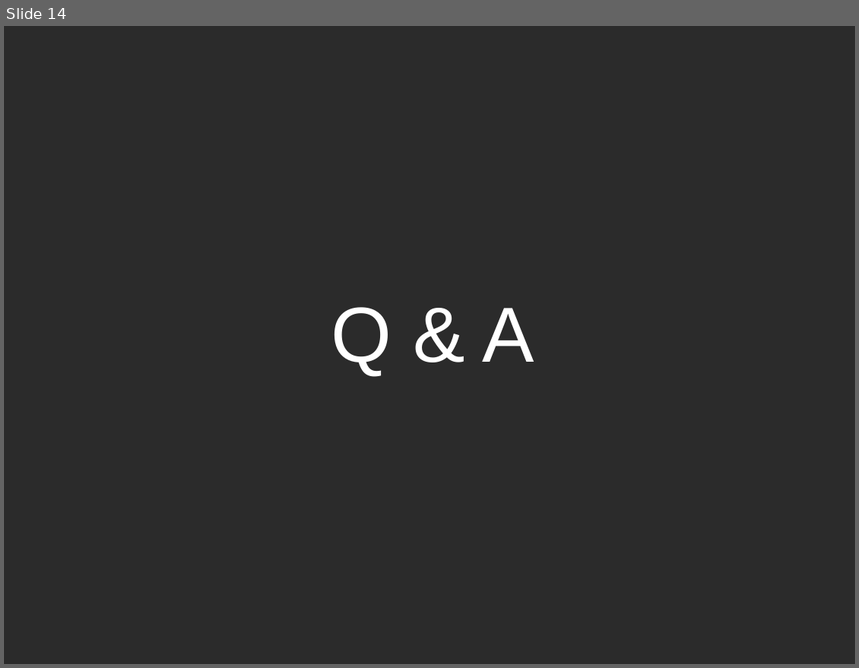
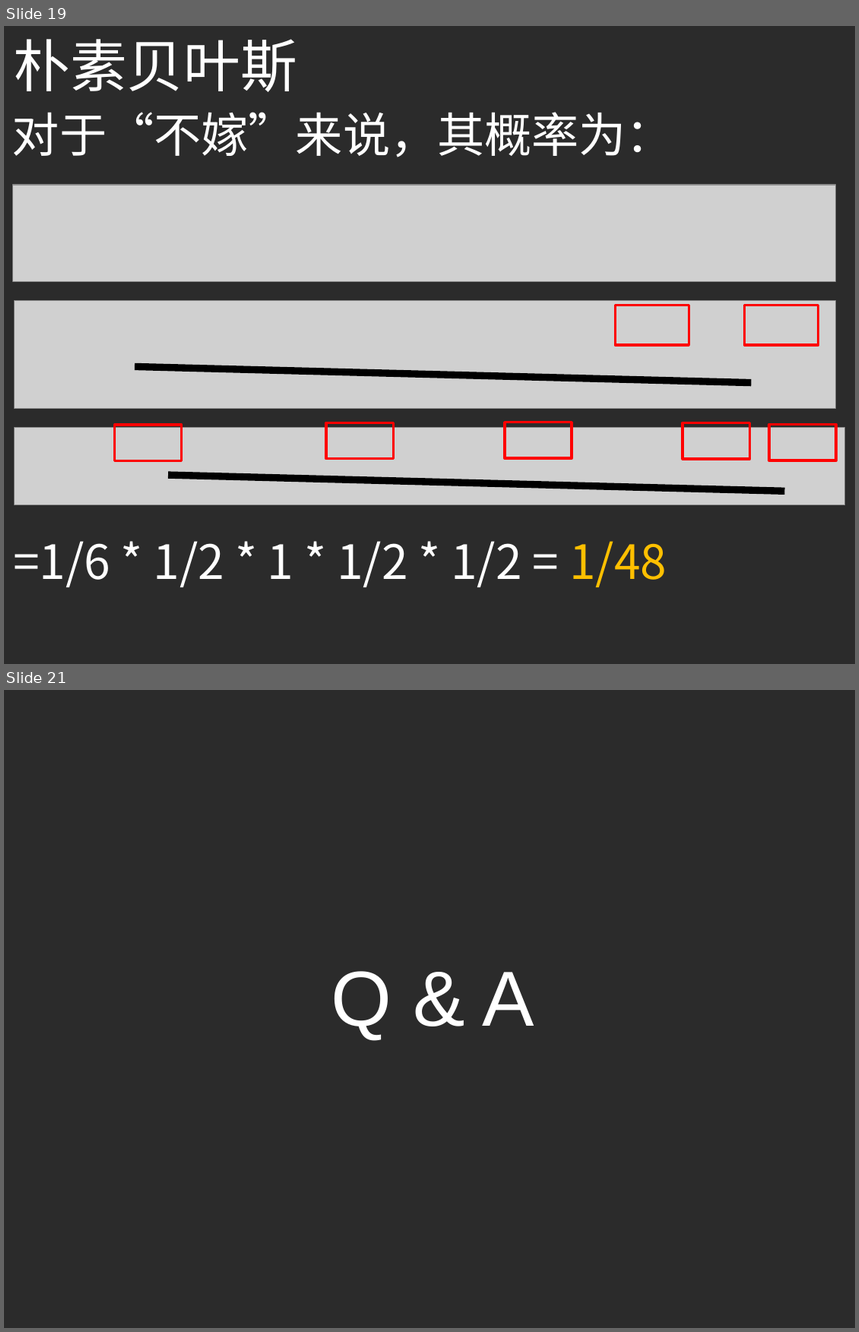
Before and after one commit to ouriris/ml-course, a slide deck: chapter.4/ppt/ML_CH4_Naive_Bayes.pptx. Shown one above the other, each under a label of ours: slide 14 before the commit, slides 19 and 21 after it; the slides between them are not shown. The pictures are 859x668 and 859x1332 pixels, drawn with LibreOffice and Linux fonts; fonts in the diff are those of the drawing; grey boxes stand for pictures; background and template pictures are left out; a plain dark background stands for a picture behind light text. Boxes give left, top, right and bottom in pixels: in the first picture for what was removed or moved away, otherwise in the second. Text is boxed around its words. In the diff, an @@ line names an element or a change of style, - is before the commit and + after.

Commit message:
Add CH4 PPT

```diff
--- a/chapter.4/ppt/ML_CH4_Naive_Bayes.pptx
+++ b/chapter.4/ppt/ML_CH4_Naive_Bayes.pptx
@@ slide 19 added at [4,26,855,664], background picture (left out) @@
@@ text added at [14,39,297,92], 48 pt, text #FFFFFF @@
+朴素贝叶斯
@@ text added at [12,112,674,157], 40 pt, text #FFFFFF @@
+对于“不嫁”来说，其概率为：
@@ picture added at [12,185,835,281] @@
@@ picture added at [14,300,835,408] @@
@@ rectangle added at [615,305,690,345], outline #FF0000 2.25 pt @@
@@ rectangle added at [744,305,819,345], outline #FF0000 2.25 pt @@
@@ line added from (135, 366) to (751, 382), #000000 6 pt @@
@@ picture added at [14,428,845,506] @@
@@ rectangle added at [115,425,182,461], outline #FF0000 2.25 pt @@
@@ rectangle added at [326,423,394,458], outline #FF0000 2.25 pt @@
@@ rectangle added at [505,423,572,458], outline #FF0000 2.25 pt @@
@@ rectangle added at [683,423,750,459], outline #FF0000 2.25 pt @@
@@ rectangle added at [769,424,836,460], outline #FF0000 2.25 pt @@
@@ line added from (168, 475) to (785, 492), #000000 6 pt @@
@@ text added at [13,541,667,588], 40 pt, text #FFFFFF @@
+=1/6 * 1/2 * 1 * 1/2 * 1/2 = 1/48
@@ what was slide 14 is now slide 21 @@
```
Also in this commit, not shown: 6 other slides added.
